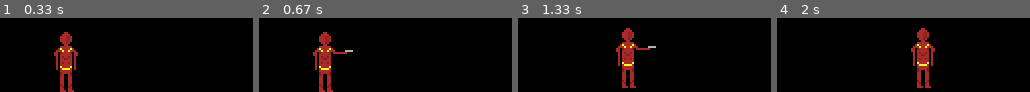
Above: before the commit, frames 1-4 (left to right).
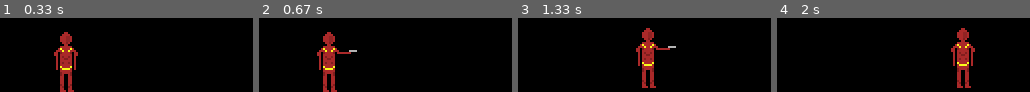
Above: after the commit, the same moments.

Repository: aavina/jubal-pygame
Game: pygame game, started from Game.py
The game is run twice, just before and just after one commit, with the same random seed, the same clock (stepped at 60 frames per second) and the same inputs.
Inputs:
- Up to frame 1 (0.33 s): no input
- Up to frame 2 (0.67 s): tap Space at 0.33 s
- Up to frame 3 (1.33 s): hold Right 0.67-1.13 s; tap Space at 0.73, 1.03, 1.23 s; hold Up from 1.17 s (still down)
- Up to frame 4 (2 s): release Up at 1.47 s; hold Right 1.5-1.97 s; tap Space at 1.57, 1.87 s

Frame 1 is identical in both runs. In frame 2, 4.3% of the frame differs, in the area x 21-39%, y 18-100%; in frame 3, 7.4%; in frame 4, 7.7%, in the area x 52-79%, y 13-95%.

Commit message:
Added bullets and also added a bullet to the spritesheet

Diff:
--- /dev/null
+++ b/Bullet.py
@@ -0,0 +1,31 @@
+# Directions to move
+UP = 'up'
+DOWN = 'down'
+LEFT = 'left'
+RIGHT = 'right'
+NONE = 'none'
+
+# Speed of bullet
+BULLETSPEED = 15
+
+class Bullet:
+	def __init__(self, displaysurf, imagesdict, direction, startx, starty):
+		self.displaysurf = displaysurf
+		self.imagesdict = imagesdict
+		self.direction = direction
+		self.position = (startx, starty)
+
+
+	def draw(self):
+		self.displaysurf.blit(self.imagesdict['bullet'],self.position)
+
+
+	def update(self):
+		if self.direction == RIGHT:
+			new_x = self.position[0] + BULLETSPEED
+			new_y = self.position[1]
+		else:
+			new_x = self.position[0] - BULLETSPEED
+			new_y = self.position[1]
+
+		self.position = (new_x, new_y)
--- a/Game.py
+++ b/Game.py
@@ -24,11 +24,12 @@
 # Load the sprite SHEET
 SHEET = pygame.image.load('jubal_64.png')
 
-# Global dictionary that contains all Surface objects
+# Global dictionary that contains all static images
 IMAGESDICT = {
     'j_normal': SHEET.subsurface(pygame.Rect(0, 0, LEN_SPRT_X, LEN_SPRT_Y)),
     'j_rightface': SHEET.subsurface(pygame.Rect(SPRT_RECT_X, SPRT_RECT_Y, LEN_SPRT_X, LEN_SPRT_Y)),
     'j_leftface': SHEET.subsurface(pygame.Rect(SPRT_RECT_X+(LEN_SPRT_X*3), SPRT_RECT_Y, LEN_SPRT_X, LEN_SPRT_Y)),
+    'bullet': SHEET.subsurface(pygame.Rect(SPRT_RECT_X+(LEN_SPRT_X*8), SPRT_RECT_Y*3, 2, 2))
 }
 
 # Define the different animation types
@@ -118,5 +119,8 @@
     # Draw player
     player.draw()
 
+    # Update player
+    player.update()
+
     pygame.display.update()
     fpsClock.tick(FPS)
--- a/Player.py
+++ b/Player.py
@@ -1,12 +1,6 @@
 import pygame, sys, time, pyganim
 from pygame.locals import *
-
-# Directions player can move
-UP = 'up'
-DOWN = 'down'
-LEFT = 'left'
-RIGHT = 'right'
-NONE = 'none'
+from Bullet import *
 
 kWalkSpeed = 4
 kJumpSpeed = 4
@@ -28,6 +22,7 @@
 		self.shooting = False
 		self.jumpClock = 0
 		self.direction = NONE
+		self.bullets = []
 
 
 	def draw(self):
@@ -35,42 +30,73 @@
 			if self.graphics['shoot_right'].isFinished():
 				self.shooting = False
 				self.displaysurf.blit(self.imagesdict['j_rightface'],self.position)
+				startx = self.position[0] + self.len_sprt_x
+				starty = self.position[1] + 22
+				bullet = Bullet(self.displaysurf, self.imagesdict, RIGHT, startx, starty)
+				self.bullets.append(bullet)
 			else:
 				self.graphics['shoot_right'].blit(self.displaysurf,self.position)
 		elif self.shooting and not self.facingRight:
 			if self.graphics['shoot_left'].isFinished():
 				self.shooting = False
 				self.displaysurf.blit(self.imagesdict['j_leftface'],self.position)
+				startx = self.position[0]
+				starty = self.position[1] + 22
+				bullet = Bullet(self.displaysurf, self.imagesdict, LEFT, startx, starty)
+				self.bullets.append(bullet)
 			else:
 				self.graphics['shoot_left'].blit(self.displaysurf,self.position)
 		elif self.direction == LEFT:
-			mv_x = self.position[0] - kWalkSpeed
-			mv_y = self.position[1]
-			if(mv_x > 0):
-				self.position = (mv_x, mv_y)
 			self.graphics['left_walk'].play()
 			self.graphics['left_walk'].blit(self.displaysurf, self.position)
 		elif self.direction == RIGHT:
-			mv_x = self.position[0] + kWalkSpeed
-			mv_y = self.position[1]
-			if((mv_x + self.len_sprt_x) < self.screen_x):
-				self.position = (mv_x, mv_y)
 			self.graphics['right_walk'].play()
 			self.graphics['right_walk'].blit(self.displaysurf, self.position)
 
         # Handle jumping
 		if self.jumping:
 			dirstr = ''
-			mv_x = self.position[0]
-			mv_y = self.position[1] - kJumpSpeed
-			if mv_y > 0:
-				self.position = (mv_x, mv_y)
 			if self.facingRight:
 				dirstr = 'jump_right'
 			else:
 				dirstr = 'jump_left'
 			self.graphics[dirstr].play()
 			self.graphics[dirstr].blit(self.displaysurf, self.position)
+		elif self.falling:
+			if self.facingRight:
+				self.displaysurf.blit(self.imagesdict['j_rightface'],self.position)
+			else:
+				self.displaysurf.blit(self.imagesdict['j_leftface'],self.position)
+
+		# Idle
+		if self.direction == NONE and self.facingRight and not self.shooting:
+			self.displaysurf.blit(self.imagesdict['j_rightface'],self.position)
+		elif self.direction == NONE and not self.facingRight and not self.shooting:
+			self.displaysurf.blit(self.imagesdict['j_leftface'],self.position)
+
+		# Draw bullets (if any)
+		for bullet in self.bullets:
+			bullet.draw()
+
+	def update(self):
+		# Check if moving horizontally
+		if self.direction == LEFT:
+			mv_x = self.position[0] - kWalkSpeed
+			mv_y = self.position[1]
+			if(mv_x > 0):
+				self.position = (mv_x, mv_y)
+		elif self.direction == RIGHT:
+			mv_x = self.position[0] + kWalkSpeed
+			mv_y = self.position[1]
+			if((mv_x + self.len_sprt_x) < self.screen_x):
+				self.position = (mv_x, mv_y)
+
+		# Check if moving vertically
+		if self.jumping:
+			mv_x = self.position[0]
+			mv_y = self.position[1] - kJumpSpeed
+			if mv_y > 0:
+				self.position = (mv_x, mv_y)
 			if(pygame.time.get_ticks() - (self.jumpClock+kJumpClockDelay)) > 0:
 				self.jumpClock = 0
 				self.jumping = False
@@ -82,17 +108,14 @@
 				self.position = (mv_x, mv_y)
 			else:
 				self.falling = False
-			if self.facingRight:
-				self.displaysurf.blit(self.imagesdict['j_rightface'],self.position)
+
+		# Update bullets
+		for bullet in self.bullets:
+			bulletx = bullet.position[0]
+			if bulletx > self.screen_x or bulletx < 0:
+				self.bullets.remove(bullet)
 			else:
-				self.displaysurf.blit(self.imagesdict['j_leftface'],self.position)
-
-		# Idle
-		if self.direction == NONE and self.facingRight and not self.shooting:
-			self.displaysurf.blit(self.imagesdict['j_rightface'],self.position)
-		elif self.direction == NONE and not self.facingRight and not self.shooting:
-			self.displaysurf.blit(self.imagesdict['j_leftface'],self.position)
-
+				bullet.update()
 
 	def moveLeft(self):
 		self.direction = LEFT
Binary file changed: jubal_64.png
Not shown, changed: jubal.pyxel
